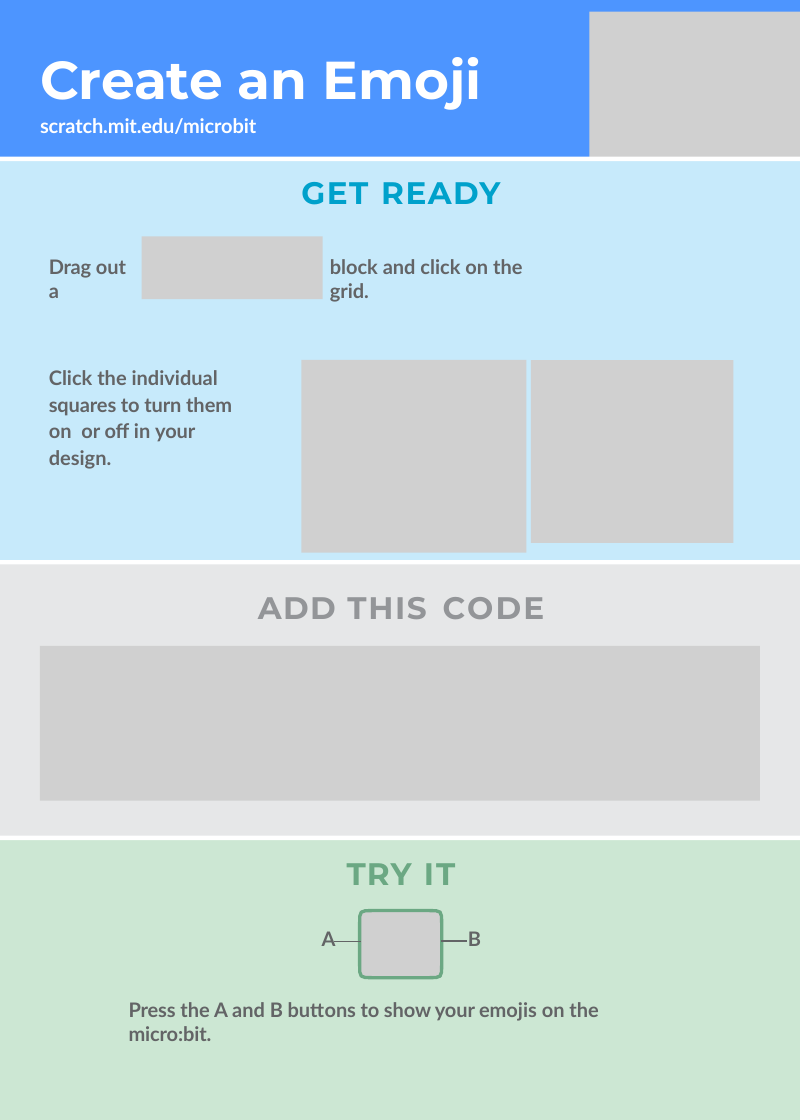
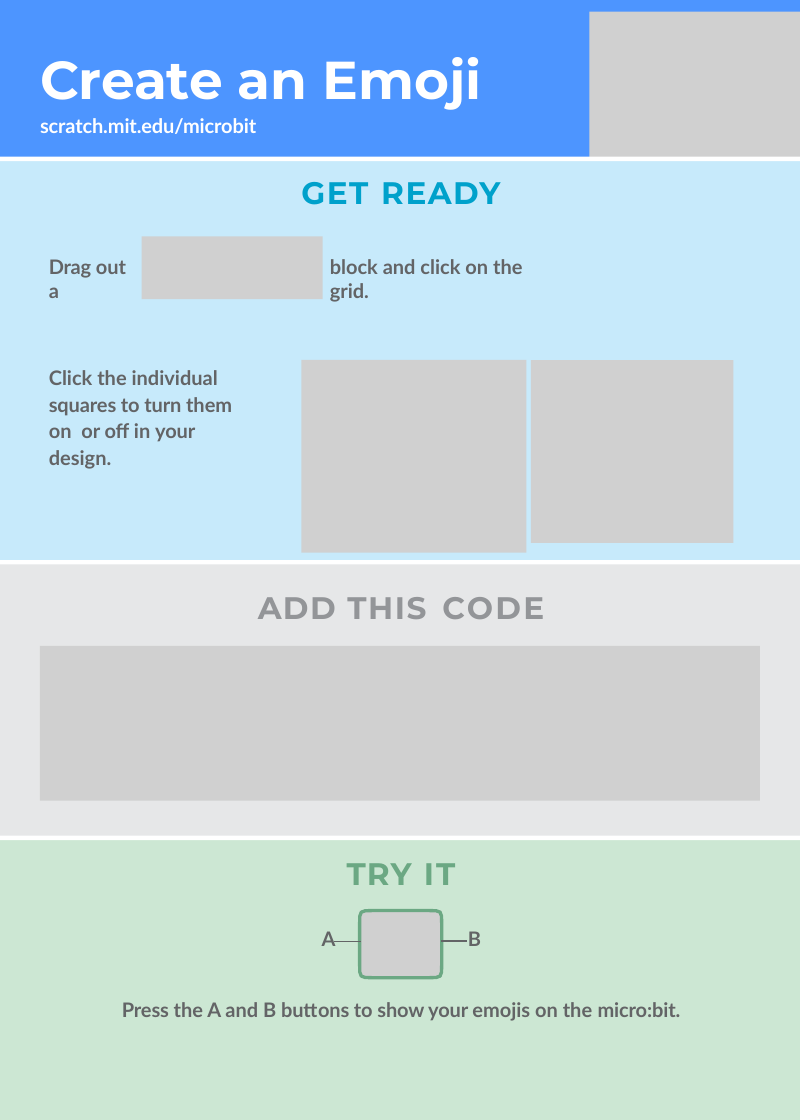
Before and after one commit to hansdejongehv/Scratch-Cards-Temp, a slide deck: slide 16 of English Scratch Cards easier to translate/microbit-cards.pptx. Drawn at 800x1120 pixels with LibreOffice and Linux fonts; fonts in the diff are those of the drawing; grey boxes stand for pictures. Boxes give left, top, right and bottom in pixels: in the first picture for what was removed or moved away, otherwise in the second. Text is boxed around its words. In the diff, an @@ line names an element or a change of style, - is before the commit and + after.

```diff
--- a/English Scratch Cards easier to translate/microbit-cards.pptx
+++ b/English Scratch Cards easier to translate/microbit-cards.pptx
@@ text "Press the A and B ...": place and size @@
-text "Press the A and B ..." at <box>129,1002,598,1041</box>
+text "Press the A and B ..." at <box>122,1002,681,1021</box>
@@ text "Press the A and B ..." at <box>122,1002,681,1021</box>: alignment left to centre @@
```
Also in this commit, not shown: 14 other slides changed, 9 other files.
